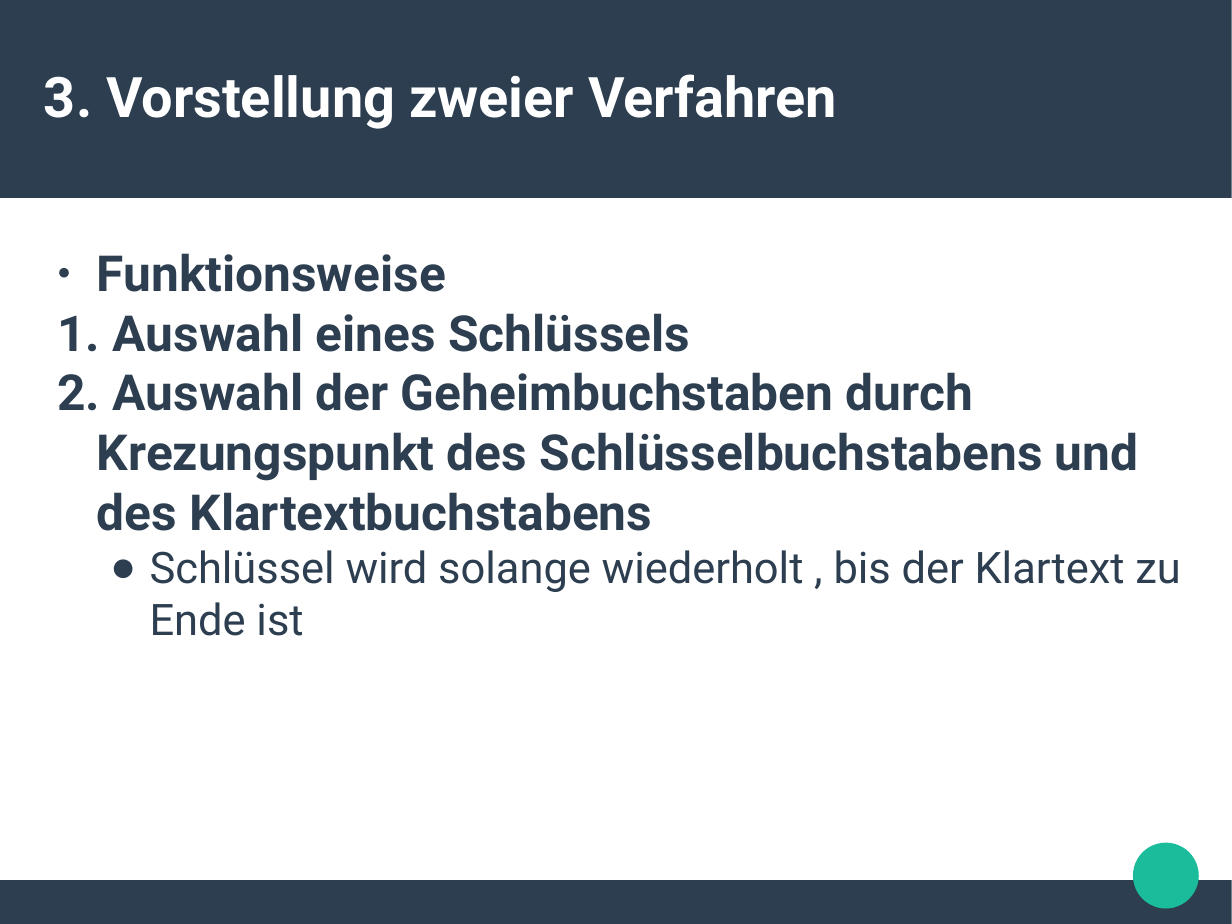
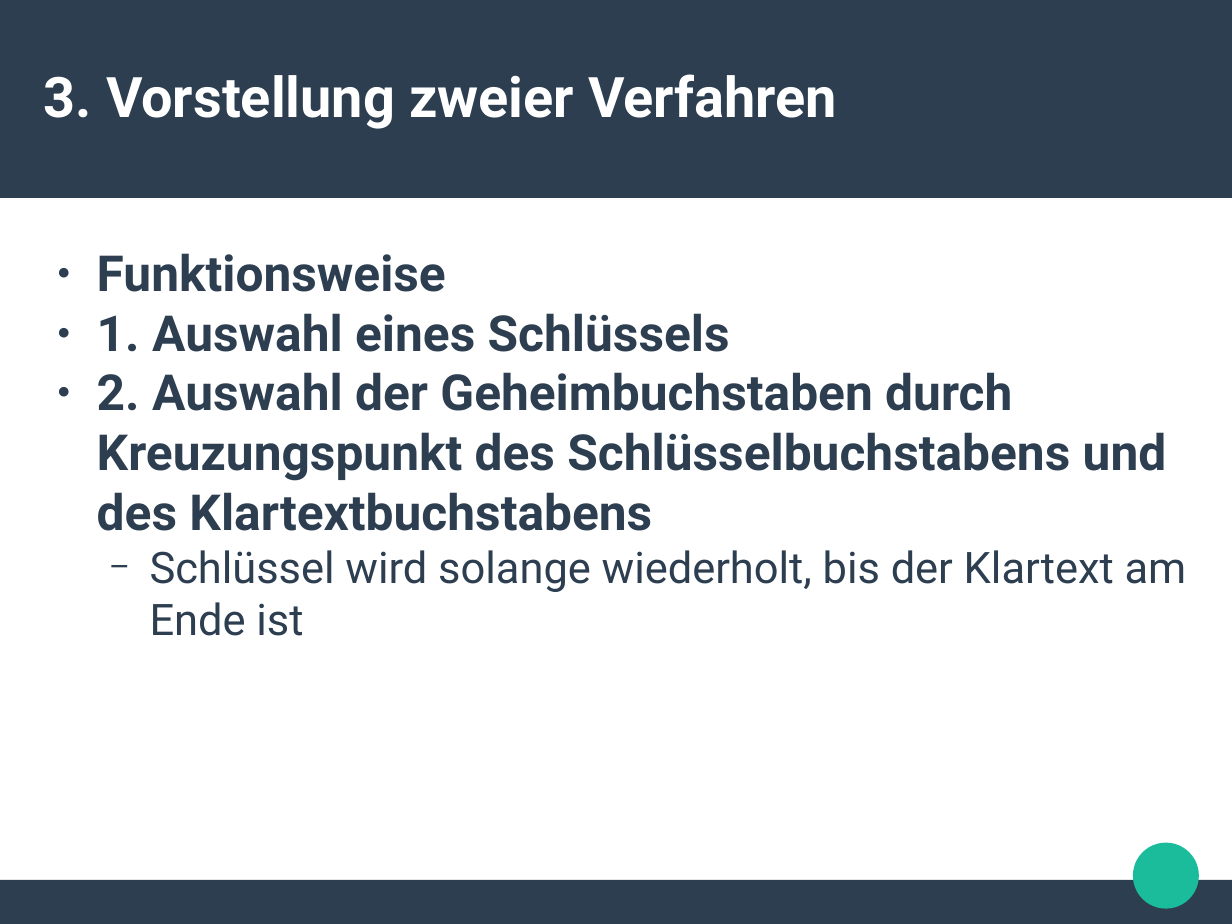
Before and after one commit to Mofiche/KL, a slide deck: slide 10 of PräKL.pptx. Drawn at 1232x924 pixels with LibreOffice and Linux fonts; fonts in the diff are those of the drawing. Boxes give left, top, right and bottom in pixels: in the first picture for what was removed or moved away, otherwise in the second. Text is boxed around its words. In the diff, an @@ line names an element or a change of style, - is before the commit and + after.

```diff
--- a/PräKL.pptx
+++ b/PräKL.pptx
@@ text at [97, 313, 1187, 636]: text changed @@
-1. Auswahl eines Schlüssels
-2. Auswahl der Geheimbuchstaben durch Krezungspunkt des Schlüsselbuchstabens und des Klartextbuchstabens
-  ● Schlüssel wird solange wiederholt , bis der Klartext zu Ende ist
+● 1. Auswahl eines Schlüssels
+● 2. Auswahl der Geheimbuchstaben durch Kreuzungspunkt des Schlüsselbuchstabens und des Klartextbuchstabens
+  − Schlüssel wird solange wiederholt, bis der Klartext am Ende ist
```
Also in this commit, not shown: 7 other slides changed, 1 slide added, 5 other files.
